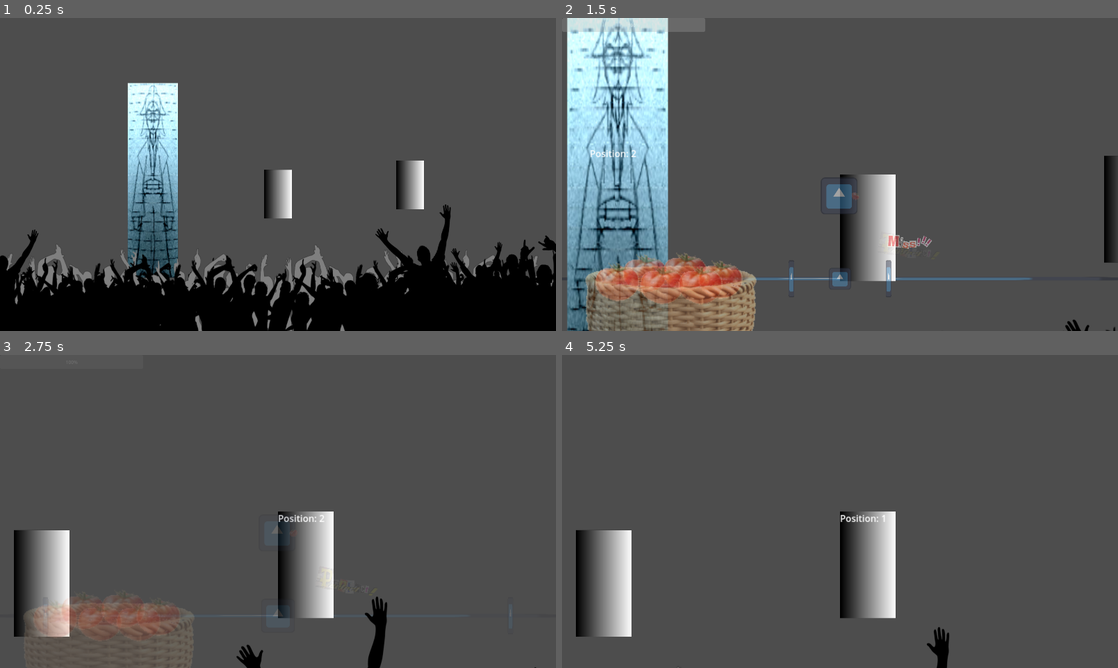
Above: before the commit, frames 1-4 (two rows, left to right).
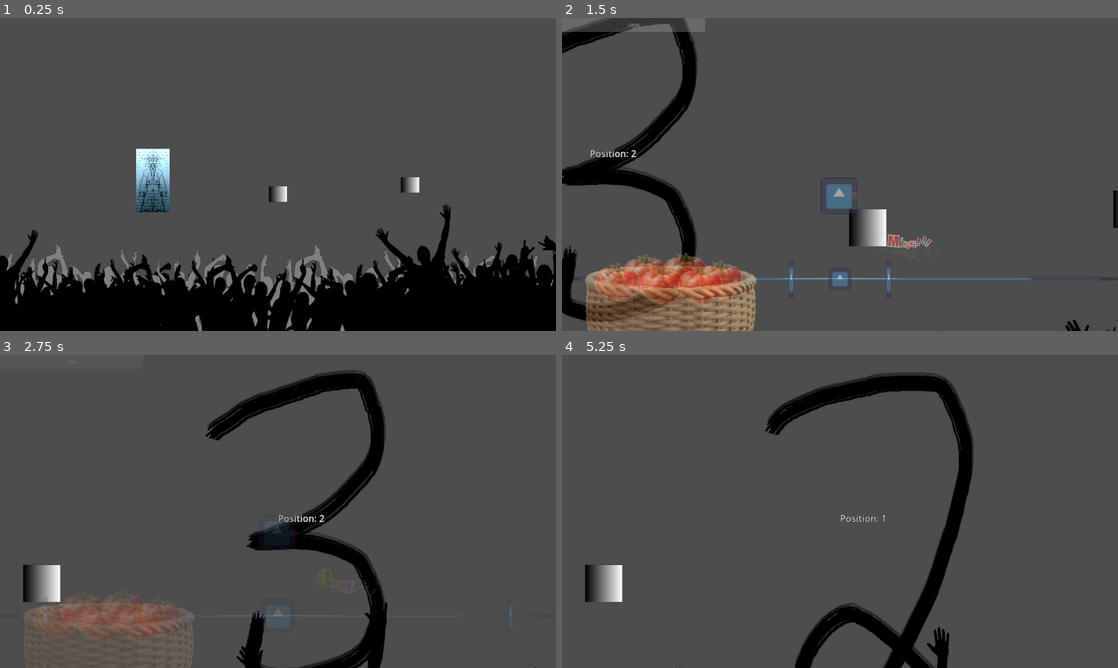
Above: after the commit, the same moments.

Repository: Quarticore/UntitledTomatoGame
Game: Godot game, scene res://scenes/main.tscn
Two runs of this game, one before a commit and one after it. Both use one fixed random seed, a clock stepped at 60 frames per second and the inputs below. The engine's default icon, where the game draws it, is replaced by a stand-in: a white triangle on a blue panel in a dark square. Sound files missing from this copy of the repository are replaced by a short silence.
Inputs (mouse positions are in pixels of both pictures, inside the frame that each line leads up to):
- Up to frame 1 (0.25 s): no input
- Up to frame 2 (1.5 s): move the mouse to (712, 180) at 0.52 s; hold D (InputRight) 0.53-1.28 s; click (712, 180) at 0.6 s; move the mouse to (1117, 255) at 1.27 s; hold A (InputLeft) from 1.28 s (still down); tap S (InputMiddle) at 1.35 s; click (1117, 255) at 1.42 s
- Up to frame 3 (2.75 s): move the mouse to (305, 564) at 2.02 s; release A (InputLeft) at 2.03 s; hold D (InputRight) from 2.03 s (still down); click (305, 564) at 2.1 s
- Up to frame 4 (5.25 s): move the mouse to (812, 574) at 2.77 s; tap S (InputMiddle) at 2.85, 4.35 s; click (812, 574) at 2.92 s; move the mouse to (1006, 558) at 3.52 s; release D (InputRight) at 3.53 s; hold A (InputLeft) from 3.53 s (still down); click (1006, 558) at 3.6 s; move the mouse to (673, 464) at 4.27 s; move the mouse to (867, 511) at 5.02 s; click (867, 511) at 5.1 s

The runs differ from the first frame. In frame 1, 6.2% of the frame differs, in the area x 22-77%, y 20-83%; in frame 2, 22%, in the area x 0-100%, y 0-100%; in frame 3, 11%; in frame 4, 11%.
Error before the commit: Invalid access of index '2' on a base object of type: 'Array[Texture2D]'. (res://assets/scripts/member.gd:44)

Commit message:
fix: sprite changing

Diff:
--- a/assets/scripts/member.gd
+++ b/assets/scripts/member.gd
@@ -40,7 +40,7 @@
 	position_idx = new_idx
 	label.text = "Position: " + str(position_idx)
 
-	if pos_sprites.size() - 1 <= position_idx:
+	if pos_sprites.size() - 1 >= position_idx:
 		$Sprite.texture = pos_sprites[position_idx]
 
 func on_new_beat(elapsed):
--- a/scenes/main.tscn
+++ b/scenes/main.tscn
@@ -8,8 +8,11 @@
 [ext_resource type="PackedScene" uid="uid://d2q3qtuygsylc" path="res://scenes/beat_indicator.tscn" id="4_xrbsb"]
 [ext_resource type="PackedScene" uid="uid://3m3uubicpp45" path="res://scenes/tomato_shooter.tscn" id="5_2ftpm"]
 [ext_resource type="Script" path="res://assets/scripts/gameplay_ui.gd" id="5_03y6y"]
+[ext_resource type="Texture2D" uid="uid://dlbqcsxsfaw6l" path="res://assets/images/test_1.png" id="5_psvlr"]
 [ext_resource type="Texture2D" uid="uid://cseg3auakic65" path="res://assets/images/personsketch1.png" id="5_sggue"]
 [ext_resource type="PackedScene" uid="uid://btk7vlupffffw" path="res://scenes/crowd.tscn" id="6_8qqgb"]
+[ext_resource type="Texture2D" uid="uid://cq7526a1feqeg" path="res://assets/images/test_2.png" id="6_sw0xo"]
+[ext_resource type="Texture2D" uid="uid://cxa4jaqlo53gu" path="res://assets/images/test_3.png" id="7_oerax"]
 [ext_resource type="FontFile" uid="uid://dml0vyi4v35ld" path="res://assets/font/DeadeldermetalRegular.otf" id="8_whrdu"]
 
 [sub_resource type="Resource" id="Resource_yb7fm"]
@@ -151,17 +154,27 @@
 [node name="Member1" parent="GameContainer/GameViewport" instance=ExtResource("2_ak1xx")]
 position = Vector2(480, 472)
 behaviour = SubResource("Resource_yb7fm")
+pos_sprites = Array[Texture2D]([ExtResource("5_psvlr"), ExtResource("6_sw0xo"), ExtResource("7_oerax")])
 
 [node name="Sprite" parent="GameContainer/GameViewport/Member1" index="1"]
+scale = Vector2(1, 1)
 texture = ExtResource("5_sggue")
 
 [node name="Member2" parent="GameContainer/GameViewport" instance=ExtResource("2_ak1xx")]
 position = Vector2(912, 520)
 behaviour = SubResource("Resource_yb2n4")
+pos_sprites = Array[Texture2D]([ExtResource("5_psvlr"), ExtResource("6_sw0xo"), ExtResource("7_oerax")])
+
+[node name="Sprite" parent="GameContainer/GameViewport/Member2" index="1"]
+scale = Vector2(1, 1)
 
 [node name="Member3" parent="GameContainer/GameViewport" instance=ExtResource("2_ak1xx")]
 position = Vector2(1368, 488)
 behaviour = SubResource("Resource_exxfo")
+pos_sprites = Array[Texture2D]([ExtResource("5_psvlr"), ExtResource("6_sw0xo"), ExtResource("7_oerax")])
+
+[node name="Sprite" parent="GameContainer/GameViewport/Member3" index="1"]
+scale = Vector2(1, 1)
 
 [node name="MainCamera" type="Camera2D" parent="GameContainer/GameViewport"]
 position = Vector2(960, 544)
--- a/scenes/member.tscn
+++ b/scenes/member.tscn
@@ -75,7 +75,7 @@
 "times": PackedFloat32Array(0),
 "transitions": PackedFloat32Array(1),
 "update": 0,
-"values": [Vector2(1.5, 2.875)]
+"values": [Vector2(1, 1)]
 }
 
 [sub_resource type="Animation" id="Animation_fvbne"]
@@ -91,7 +91,7 @@
 "times": PackedFloat32Array(0, 0.0666667, 0.233333),
 "transitions": PackedFloat32Array(1, 1, 1),
 "update": 0,
-"values": [Vector2(1.5, 2.875), Vector2(1.5, 2.38), Vector2(1.5, 2.875)]
+"values": [Vector2(1, 1), Vector2(1, 0.7), Vector2(1, 1)]
 }
 
 [sub_resource type="AnimationLibrary" id="AnimationLibrary_1fxrp"]
@@ -110,7 +110,6 @@
 
 [node name="Sprite" type="Sprite2D" parent="."]
 position = Vector2(48, 92)
-scale = Vector2(1.5, 2.875)
 texture = SubResource("GradientTexture2D_vc4v7")
 
 [node name="Area2D" type="Area2D" parent="."]
Binary file added: assets/images/test_1.png
Not shown, added: assets/images/test_1.png.import
Binary file added: assets/images/test_2.png
Not shown, added: assets/images/test_2.png.import
Binary file added: assets/images/test_3.png
Not shown, added: assets/images/test_3.png.import
Not shown: 1 places in scenes/main.tscn that only renumber resources
